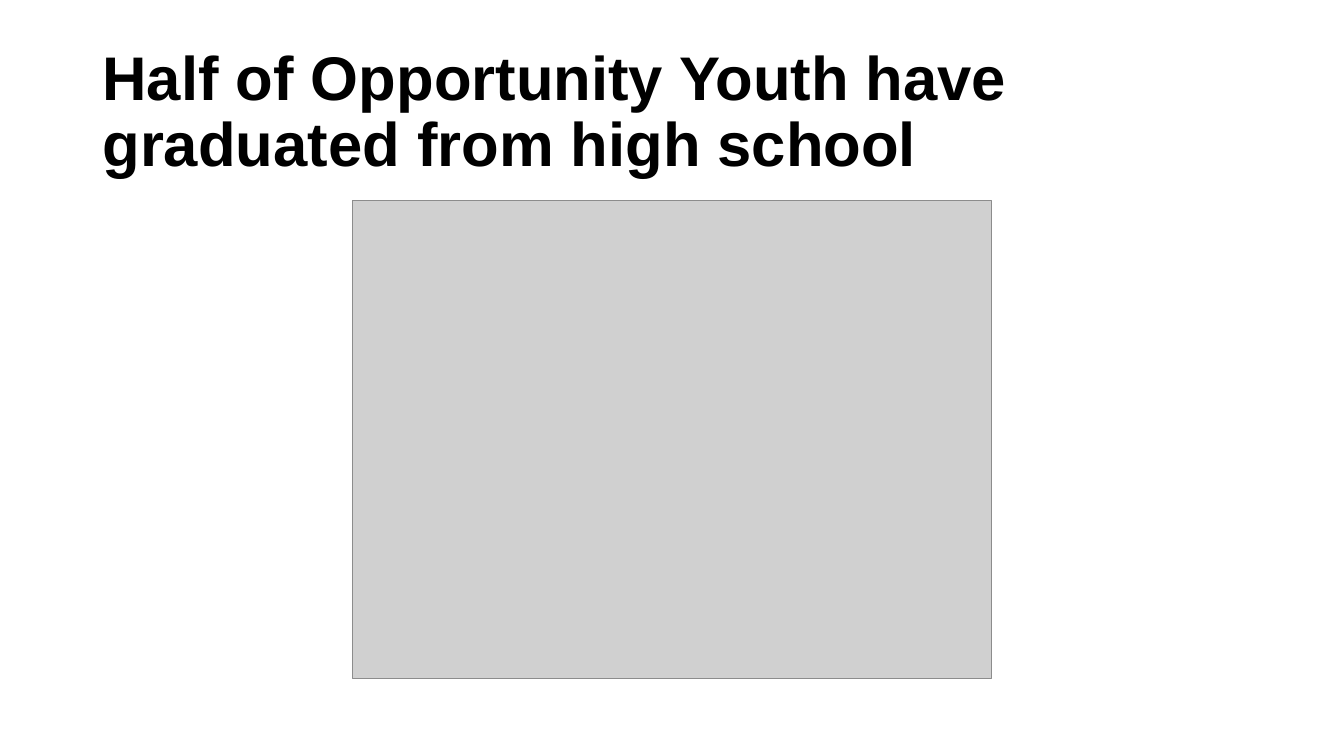
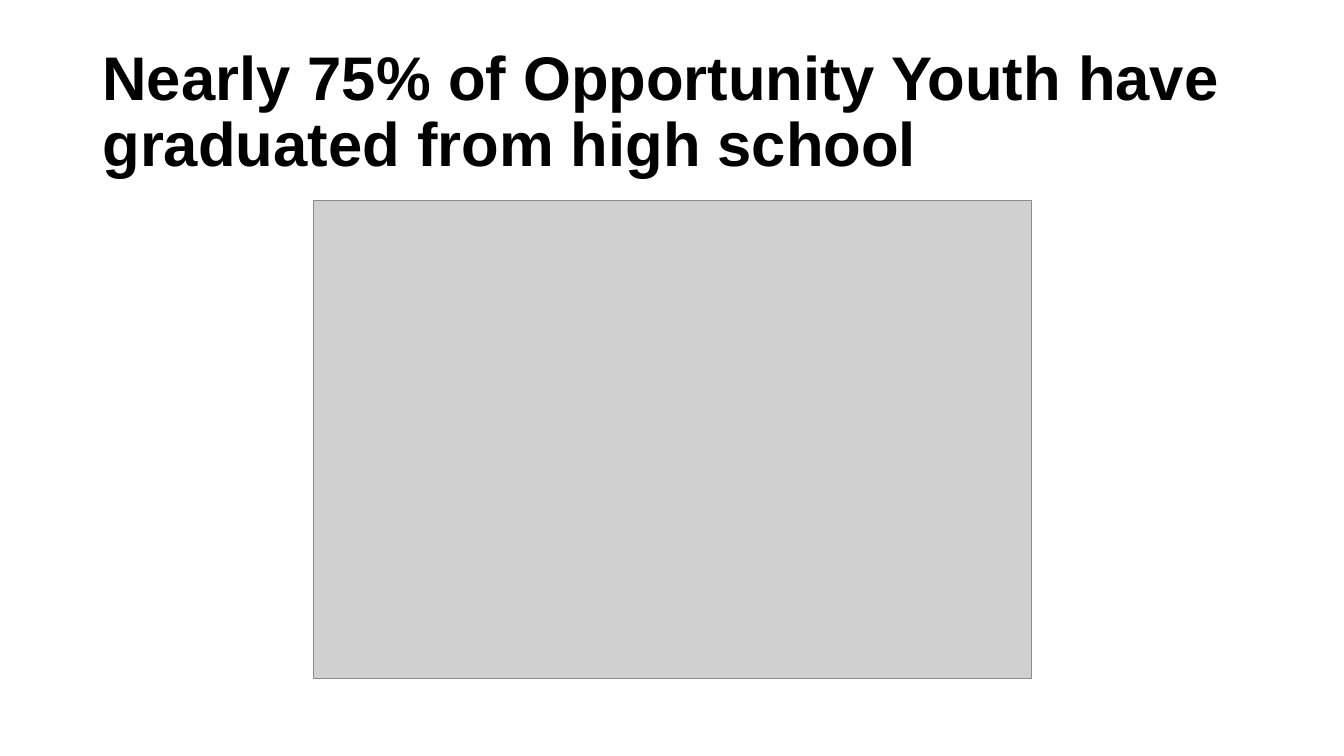
Before and after one commit to ucdiegorubi/oy_census_analysis, a slide deck: slide 10 of create_powerpoint/demographic_estimates.pptx. Drawn at 1344x756 pixels with LibreOffice and Linux fonts; fonts in the diff are those of the drawing; grey boxes stand for pictures; background and template pictures are left out. Boxes give left, top, right and bottom in pixels: in the first picture for what was removed or moved away, otherwise in the second. Text is boxed around its words. In the diff, an @@ line names an element or a change of style, - is before the commit and + after.

```diff
--- a/create_powerpoint/demographic_estimates.pptx
+++ b/create_powerpoint/demographic_estimates.pptx
@@ title at (x1=102, y1=55, x2=1218, y2=178): text changed @@
-Half of Opportunity Youth have graduated from high school
+Nearly 75% of Opportunity Youth have graduated from high school
@@ picture resized from (x1=353, y1=201, x2=991, y2=680) to (x1=314, y1=201, x2=1031, y2=680) @@
```
Also in this commit, not shown: 2 other slides changed, 6 other files.
